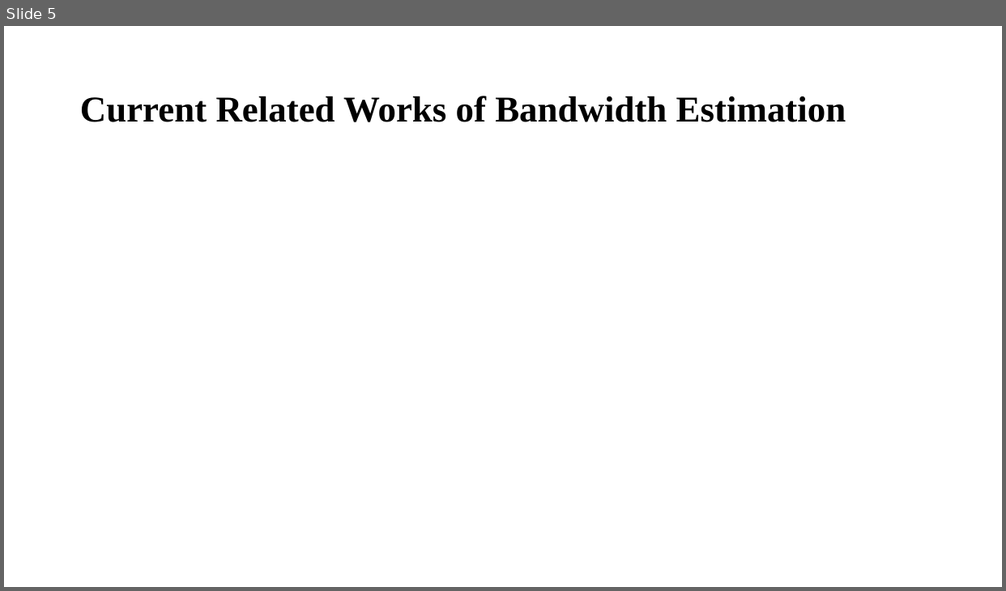
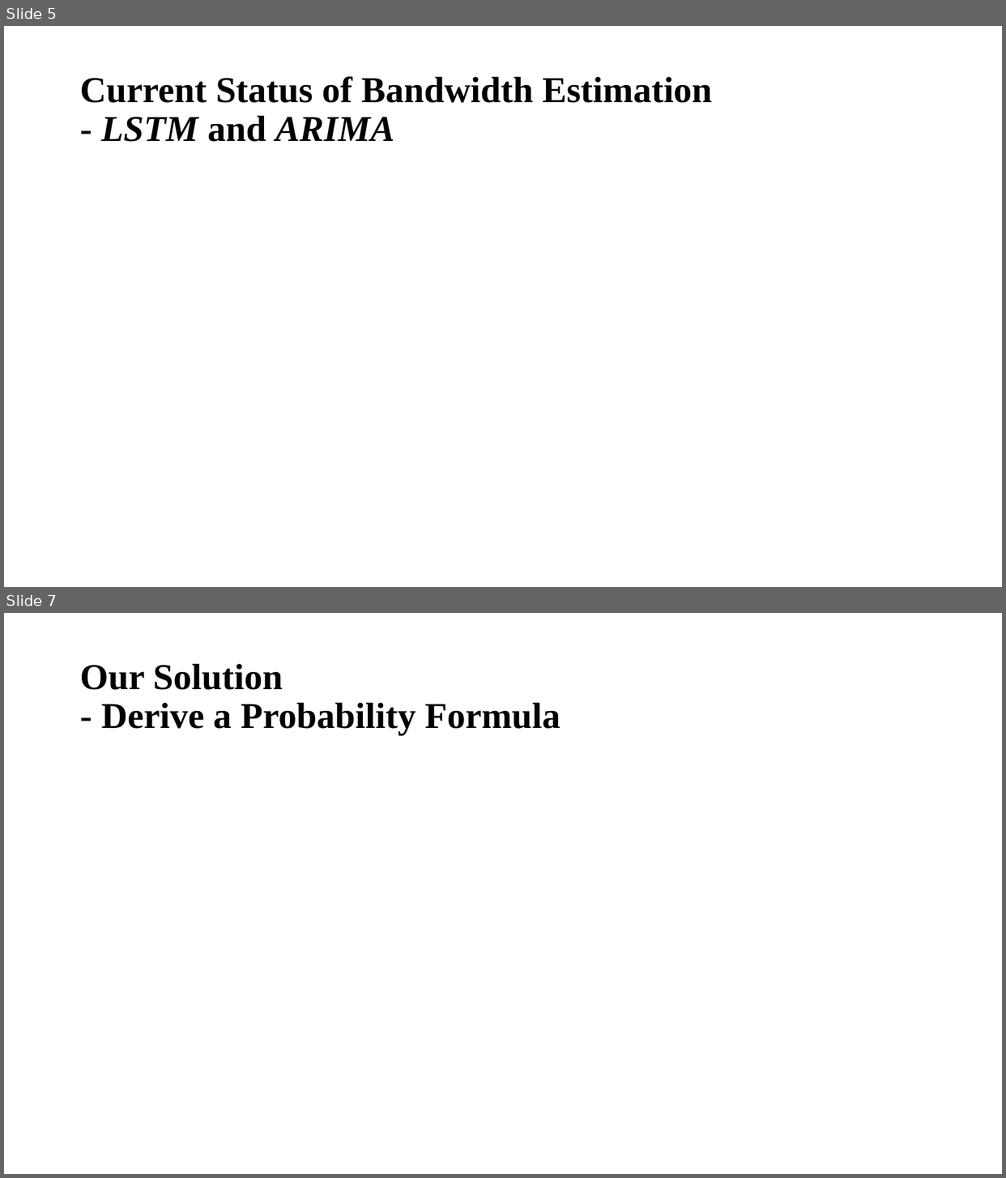
Before and after one commit to williamzheng0711/online-cdf-streaming, a slide deck: ESTR4999_Notes/ESTR4999_Presentation.pptx. Shown one above the other, each under a label of ours: slide 5 before the commit, slides 5 and 7 after it; the slides between them are not shown. The pictures are 1006x591 and 1006x1178 pixels, drawn with LibreOffice and Linux fonts; fonts in the diff are those of the drawing; grey boxes stand for pictures. Boxes give left, top, right and bottom in pixels: in the first picture for what was removed or moved away, otherwise in the second. Text is boxed around its words. In the diff, an @@ line names an element or a change of style, - is before the commit and + after.

```diff
--- a/ESTR4999_Notes/ESTR4999_Presentation.pptx
+++ b/ESTR4999_Notes/ESTR4999_Presentation.pptx
@@ slide 7 added at [4, 613, 1002, 1174], background #FFFFFF @@
@@ title added at [80, 663, 560, 736], 35 pt, text #000000, bold @@
+Our Solution
+- Derive a Probability Formula
@@ slide 5 changed as well @@
@@ title at [80, 76, 713, 142]: text changed @@
-Current Related Works of Bandwidth Estimation
+Current Status of Bandwidth Estimation
+- LSTM and ARIMA
```
Also in this commit, not shown: 5 other slides changed, 9 other slides added, 2 slides removed, 4 other files.
